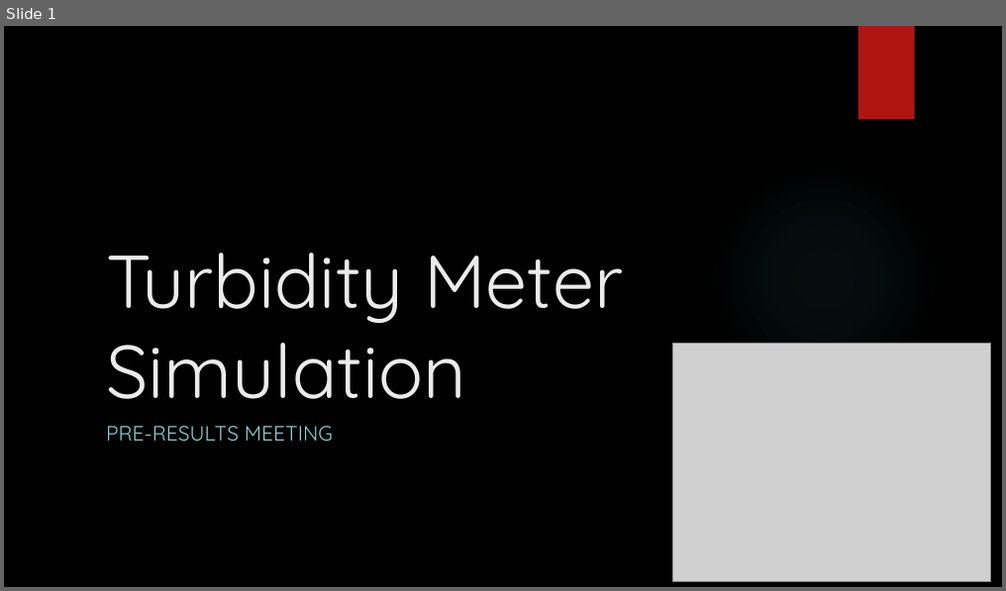
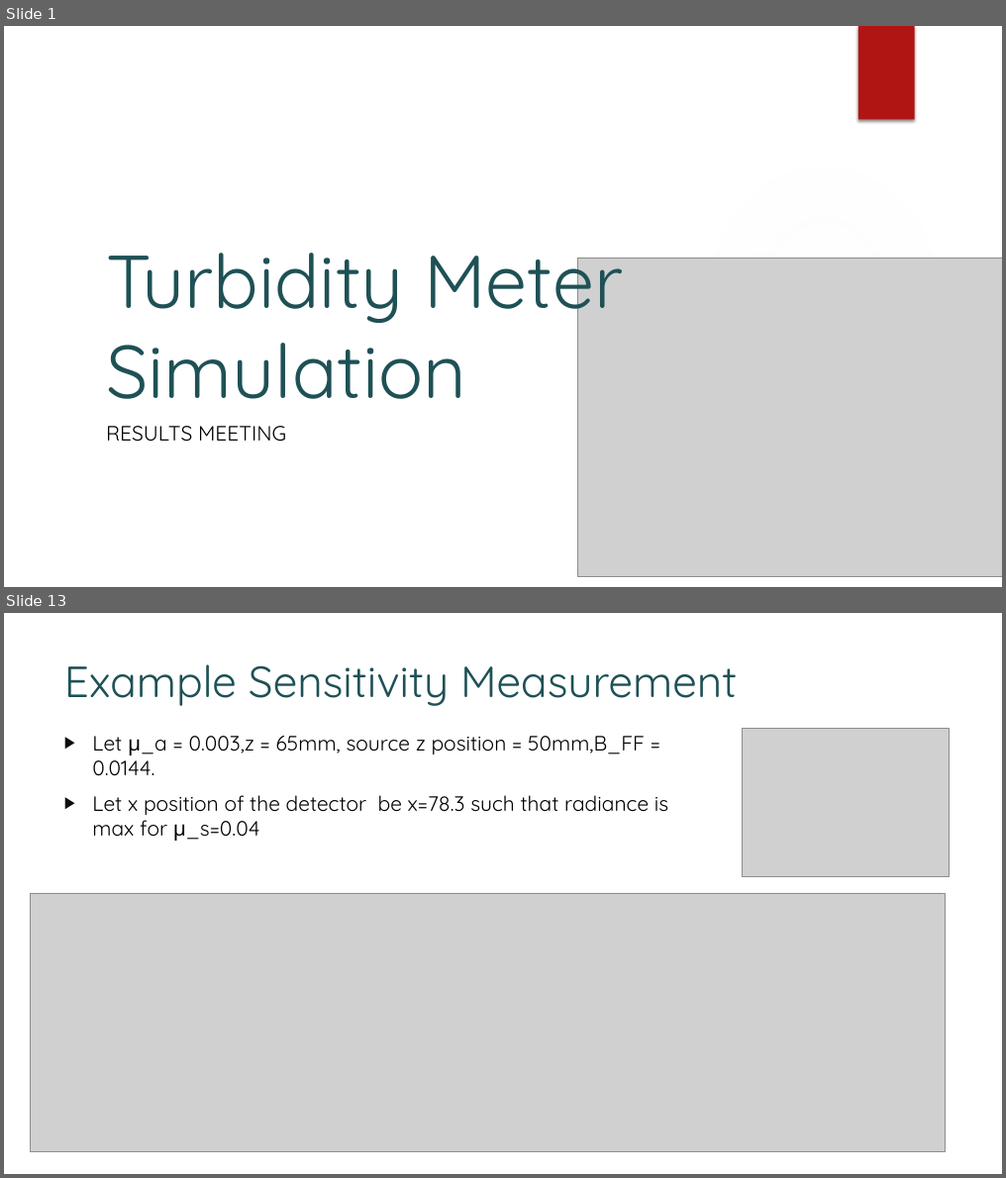
Before and after one commit to KAANVOLKAN05/GPGPU_Research, a slide deck: TurbidityMeterStudy/MonteCarloProj/Presentation for West River.pptx. Shown one above the other, each under a label of ours: slide 1 before the commit, slides 1 and 13 after it; the slides between them are not shown. The pictures are 1006x591 and 1006x1178 pixels, drawn with LibreOffice and Linux fonts; fonts in the diff are those of the drawing; grey boxes stand for pictures; background and template pictures are left out. Boxes give left, top, right and bottom in pixels: in the first picture for what was removed or moved away, otherwise in the second. Text is boxed around its words. In the diff, an @@ line names an element or a change of style, - is before the commit and + after.

```diff
--- a/TurbidityMeterStudy/MonteCarloProj/Presentation for West River.pptx
+++ b/TurbidityMeterStudy/MonteCarloProj/Presentation for West River.pptx
@@ slide 13 added at <box>4,613,1002,1174</box>, background #FFFFFF @@
@@ title added at <box>64,664,737,706</box>, 42 pt, text #1E5155 @@
+Example Sensitivity Measurement
@@ picture added at <box>743,728,949,876</box> @@
@@ text added at <box>92,736,668,841</box>, 20 pt, text #000000 @@
+▶ Let μ_a = 0.003,z = 65mm, source z position = 50mm,B_FF = 0.0144.
+▶ Let x position of the detector be x=78.3 such that radiance is max for μ_s=0.04
@@ picture added at <box>30,893,945,1152</box> @@
@@ slide 1 changed as well @@
@@ background picture (left out) to #FFFFFF @@
@@ title "Turbidity Meter Simulation" at <box>106,253,623,399</box>: text colour #EBEBEB to #1E5155 @@
@@ ellipse at <box>709,163,939,393</box>: fill gradient #50B9C1 to gradient #F3F3F3 @@
@@ picture: place and size @@
-picture at <box>673,344,991,581</box>
+picture at <box>578,258,1002,576</box>
@@ subtitle at <box>106,426,286,442</box>: text changed; text colour #8AD0D6 to #000000 @@
-PRE-RESULTS MEETING
+RESULTS MEETING
```
Also in this commit, not shown: 24 other slides changed, 18 other slides added, 1 slide removed.
